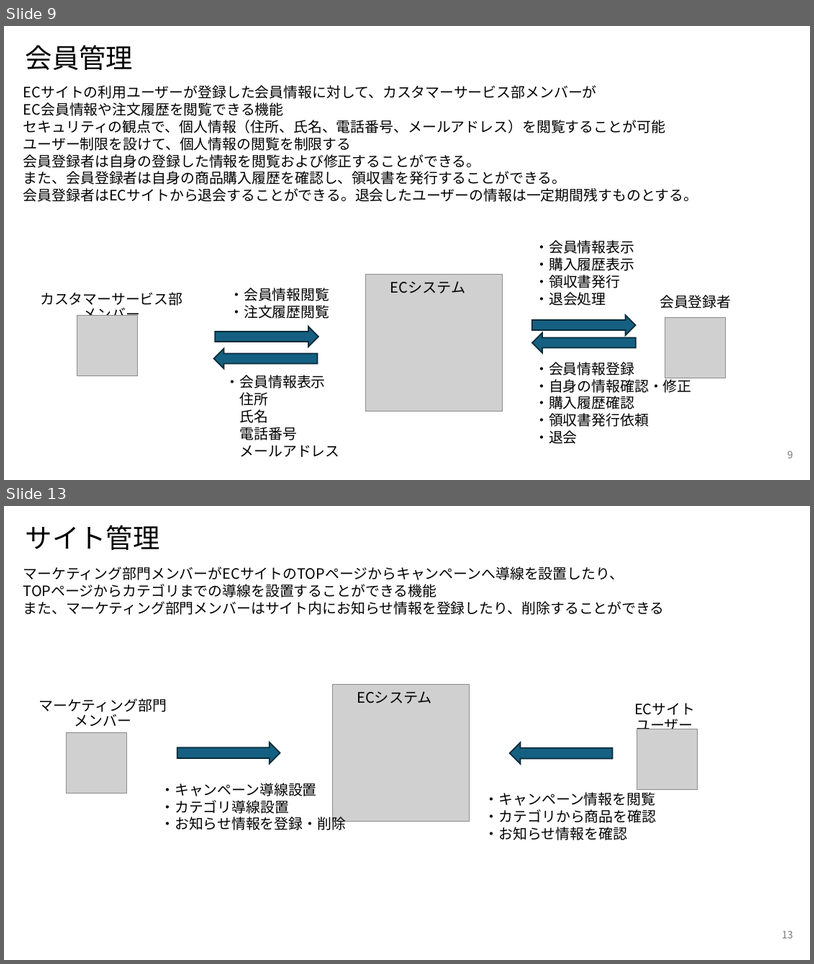
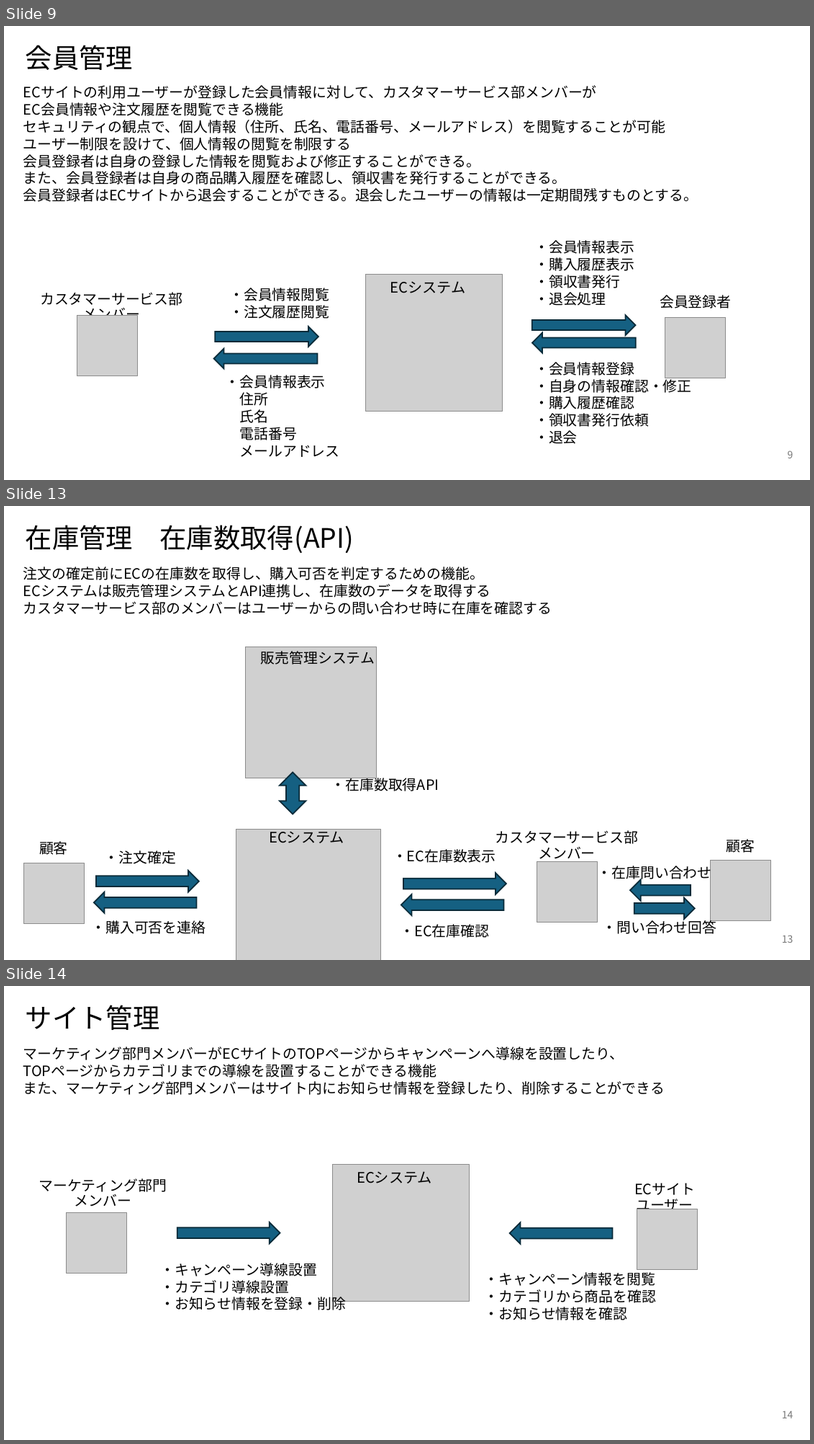
Before and after one commit to NaoyaIshizumi-Pasona/pm-cause-ec, a slide deck: 提案書/別紙1_サイト利用者の業務概要図.pptx. Shown one above the other, each under a label of ours: slides 9 and 13 before the commit, slides 9, 13 and 14 after it; the slides between them are not shown. The pictures are 814x964 and 814x1444 pixels, drawn with LibreOffice and Linux fonts; fonts in the diff are those of the drawing; grey boxes stand for pictures. Boxes give left, top, right and bottom in pixels: in the first picture for what was removed or moved away, otherwise in the second. Text is boxed around its words. In the diff, an @@ line names an element or a change of style, - is before the commit and + after.

```diff
--- a/提案書/別紙1_サイト利用者の業務概要図.pptx
+++ b/提案書/別紙1_サイト利用者の業務概要図.pptx
@@ slide 13 added at bbox=[4, 506, 810, 960], background #FFFFFF @@
@@ title added at bbox=[26, 525, 355, 553], 32 pt, text #000000 @@
+在庫管理 在庫数取得(API)
@@ text added at bbox=[23, 566, 552, 615], 17 pt, text #000000 @@
+注文の確定前にECの在庫数を取得し、購入可否を判定するための機能。
+ECシステムは販売管理システムとAPI連携し、在庫数のデータを取得する
+カスタマーサービス部のメンバーはユーザーからの問い合わせ時に在庫を確認する
@@ picture added at bbox=[246, 647, 377, 778] @@
@@ text added at bbox=[261, 651, 375, 664], 17 pt, text #000000 @@
+販売管理システム
@@ up down arrow added at bbox=[280, 772, 306, 814], fill #156082, outline #092A39 1.5 pt @@
@@ text added at bbox=[332, 775, 440, 791], 17 pt, text #000000 @@
+・在庫数取得API
@@ picture added at bbox=[237, 829, 381, 960] @@
@@ text added at bbox=[269, 827, 345, 843], 17.3 pt, text #000000 @@
+ECシステム
@@ text added at bbox=[39, 841, 68, 854], 17 pt, text #000000 @@
+顧客
@@ text added at bbox=[105, 850, 176, 864], 17 pt, text #000000 @@
+・注文確定
@@ text added at bbox=[393, 849, 496, 862], 17 pt, text #000000 @@
+・EC在庫数表示
@@ text added at bbox=[496, 830, 638, 862], 17 pt, text #000000 @@
+カスタマーサービス部メンバー
@@ text added at bbox=[726, 839, 755, 852], 17 pt, text #000000 @@
+顧客
@@ picture added at bbox=[23, 863, 84, 924] @@
@@ right arrow added at bbox=[96, 870, 199, 891], fill #156082, outline #092A39 1.5 pt @@
@@ right arrow added at bbox=[404, 872, 507, 894], fill #156082, outline #092A39 1.5 pt @@
@@ picture added at bbox=[537, 861, 597, 921] @@
@@ text added at bbox=[598, 863, 712, 883], 17 pt, text #000000 @@
+・在庫問い合わせ
@@ picture added at bbox=[710, 860, 771, 921] @@
@@ right arrow added at bbox=[94, 892, 197, 913], fill #156082, outline #092A39 1.5 pt @@
@@ right arrow added at bbox=[401, 894, 504, 916], fill #156082, outline #092A39 1.5 pt @@
@@ right arrow added at bbox=[630, 879, 691, 901], fill #156082, outline #092A39 1.5 pt @@
@@ right arrow added at bbox=[635, 898, 695, 919], fill #156082, outline #092A39 1.5 pt @@
@@ text added at bbox=[91, 920, 206, 934], 17 pt, text #000000 @@
+・購入可否を連絡
@@ text added at bbox=[400, 924, 489, 937], 17 pt, text #000000 @@
+・EC在庫確認
@@ text added at bbox=[602, 917, 717, 934], 17 pt, text #000000 @@
+・問い合わせ回答
@@ page number added at bbox=[782, 934, 794, 942], 12 pt, text #797979 @@
+13
@@ what was slide 13 is now slide 14 @@
@@ page number at bbox=[782, 1411, 794, 1418]: text changed @@
-13
+14
```
Also in this commit, not shown: 9 slides changed, 3 other files.
